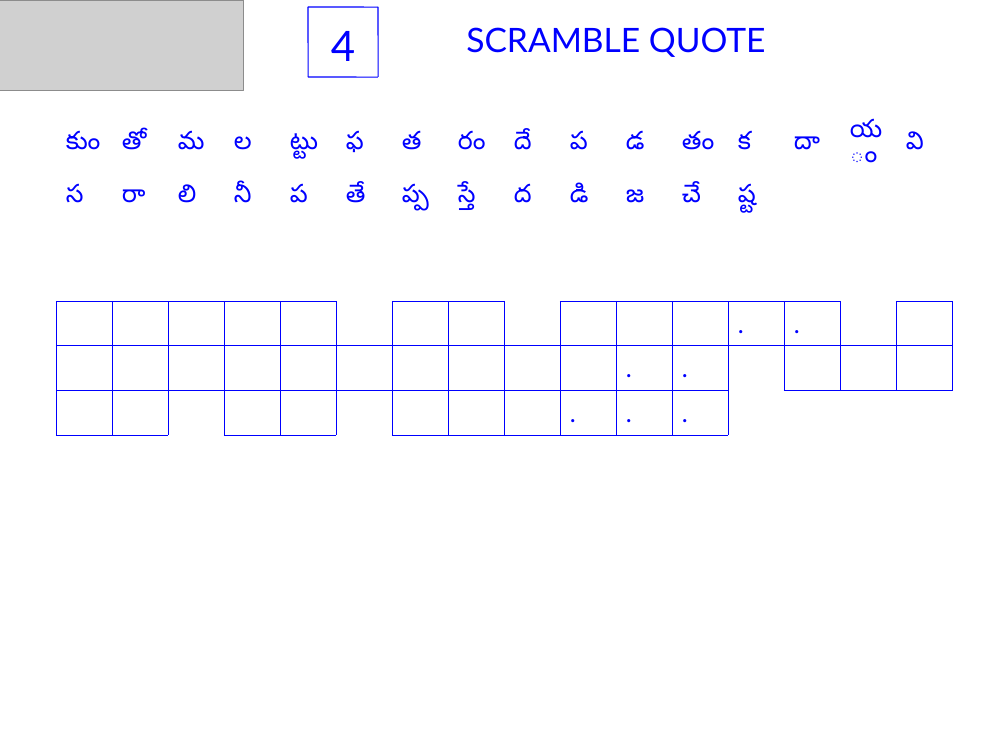
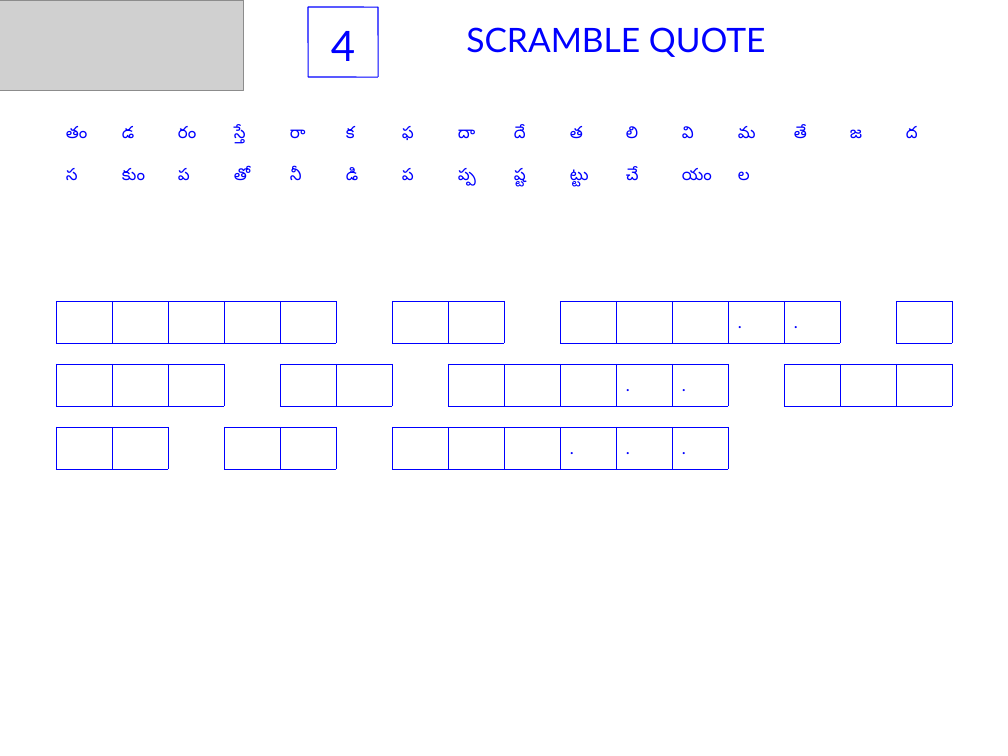
Before and after one commit to sjasthi/auto_quotes_java, a slide deck: slide 4 of Puzzles.ppt. Drawn at 1008x756 pixels with LibreOffice and Linux fonts; fonts in the diff are those of the drawing; grey boxes stand for pictures. Boxes give left, top, right and bottom in pixels: in the first picture for what was removed or moved away, otherwise in the second. Text is boxed around its words. In the diff, an @@ line names an element or a change of style, - is before the commit and + after.

```diff
--- a/Puzzles.ppt
+++ b/Puzzles.ppt
@@ table at [56,112,960,238] @@
-row 1: కుం | తో | మ | ల | ట్టు | ఫ | త | రం | దే | ప | డ | తం | క | దా | యం | వి
+row 1: తం | డ | రం | స్తే | రా | క | ఫ | దా | దే | త | లి | వి | మ | తే | జ | ద
-row 2: స | రా | లి | నీ | ప | తే | ప్ప | స్తే | ద | డి | జ | చే | ష్ట |  |  | 
+row 2: స | కుం | ప | తో | నీ | డి | ప | ప్ప | ష్ట | ట్టు | చే | యం | ల |  |  | 
@@ size 18 to 12 pt in "దే", "స" @@
@@ table added at [56,301,960,344], 1 rows, 16 columns @@
+ |  |  |  |  |  |  |  |  |  |  |  | . | . |  | 
@@ table at [56,364,960,406] @@
-row 1:  |  |  |  |  |  |  |  |  |  |  |  | . | . |  | 
-row 3:  |  |  |  |  |  |  |  |  | . | . | . |  |  |  | 
@@ table: place and size @@
-table at [56,301,960,427]
+table at [56,364,960,406]
@@ table added at [56,427,960,470], 1 rows, 16 columns @@
+ |  |  |  |  |  |  |  |  | . | . | . |  |  |  | 
```
Also in this commit, not shown: 9 other slides changed, 20 other files.
